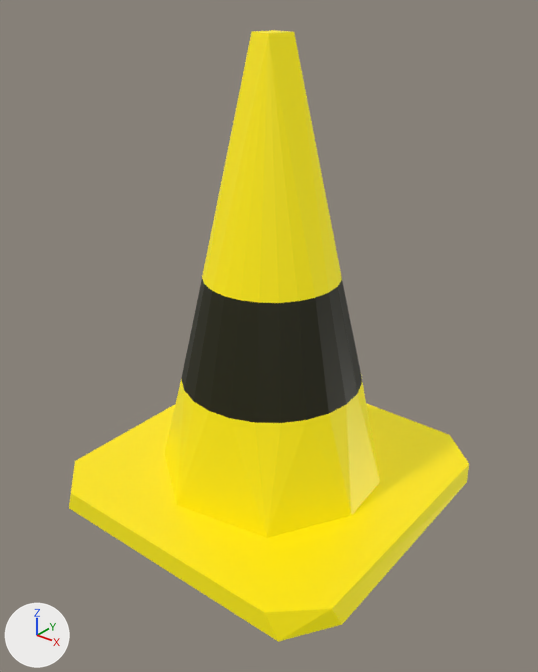
One commit to the COLLADA model eufs_tracks/meshes/cone_yellow.dae: the scene before it, then after it.
Before and after are seen from a 50 mm camera at (0.274, -0.345, 0.332) aimed at (0.007, -0.011, 0.125). Lighting does not change. The marker at lower left points along +X, +Y and +Z.

In view in the first picture: 'node'.
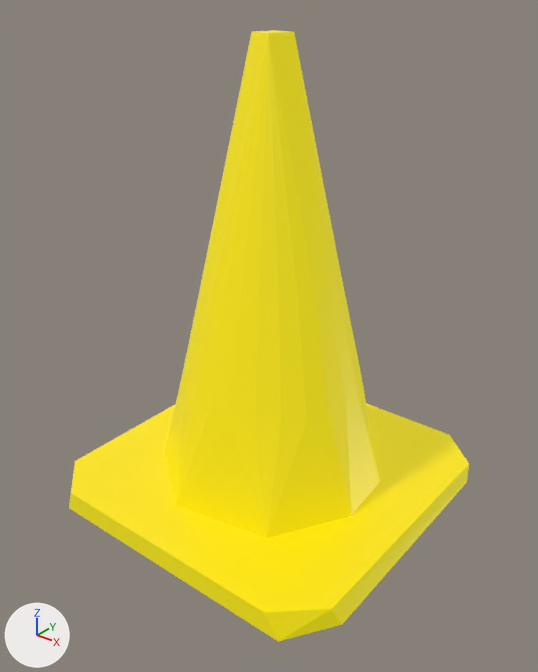
Commit message: solid colour cones for FSAE-A

Location of each change, (x1, y1, x2, y2) in pixels of the pictures (538 x 672 px):
'node', recoloured, surface changed: (180, 275, 364, 426) in both

Diff of the bpy script that builds the scene:
```diff
--- a/eufs_tracks/meshes/cone_yellow.dae.py
+++ b/eufs_tracks/meshes/cone_yellow.dae.py
@@ mat_material_002_002 @@
 mat_material_002_002 = principled_material('Material_002_002')
-mat_material_002_002.base_color = (0.0151, 0.0148, 0.0)  # black #212000
+mat_material_002_002.base_color = (0.64, 0.438, 0.0)  # yellow #d1b100
 mat_material_002_002.roughness = 0.44
+mat_material_002_002.emission_color = (0.35, 0.35, 0.0)  # yellow #a0a000
+mat_material_002_002.emission_strength = 1.0
```
